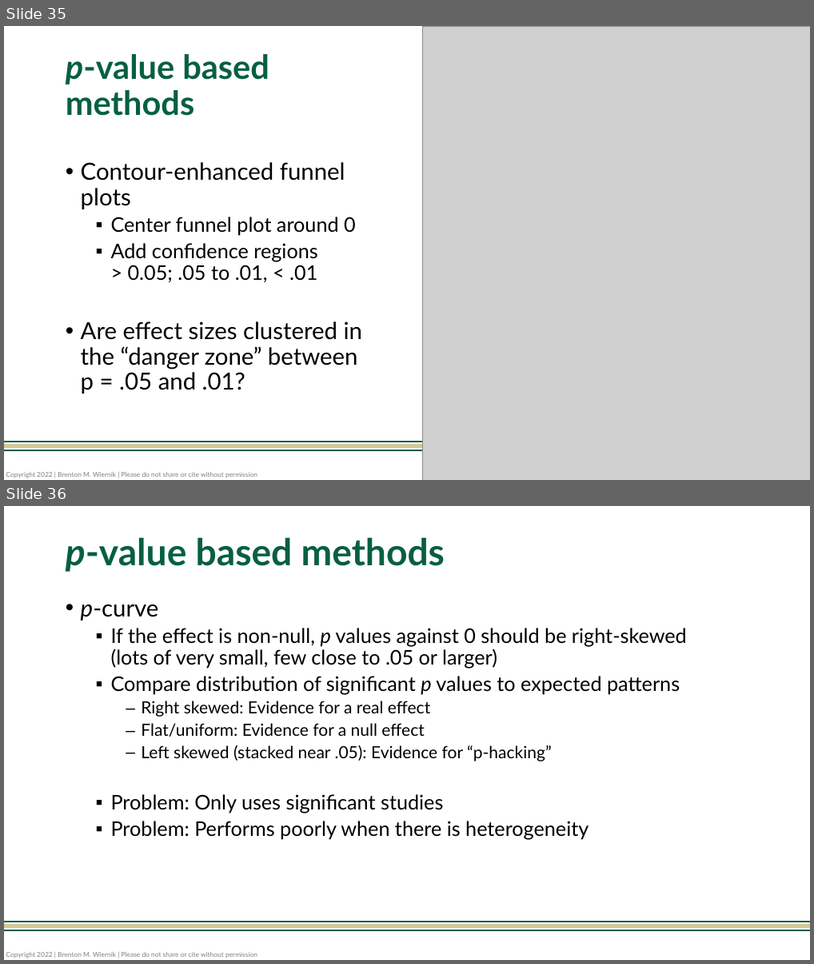
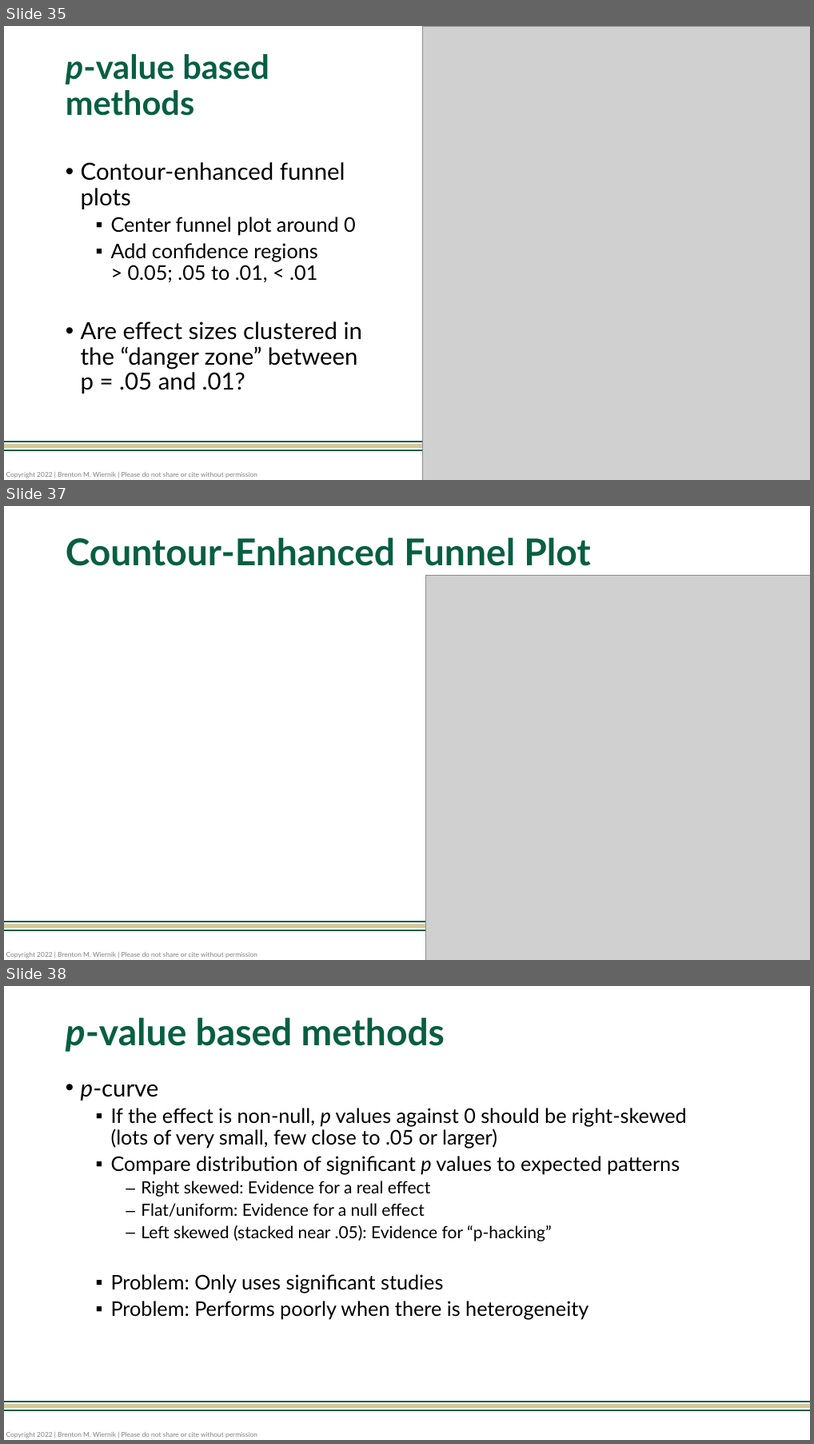
Before and after one commit to bwiernik/meta-workshop, a slide deck: slides/05_publication-bias.pptx. Shown one above the other, each under a label of ours: slides 35 and 36 before the commit, slides 35, 37 and 38 after it; the slides between them are not shown. The pictures are 814x964 and 814x1444 pixels, drawn with LibreOffice and Linux fonts; fonts in the diff are those of the drawing; grey boxes stand for pictures. Boxes give left, top, right and bottom in pixels: in the first picture for what was removed or moved away, otherwise in the second. Text is boxed around its words. In the diff, an @@ line names an element or a change of style, - is before the commit and + after.

```diff
--- a/slides/05_publication-bias.pptx
+++ b/slides/05_publication-bias.pptx
@@ slide 37 added at (4, 506, 810, 960), background #FFFFFF; not listed: 4 template elements that a slide beside it also shows @@
@@ title added at (66, 537, 590, 566), 44 pt, text #075F42, bold @@
+Countour-Enhanced Funnel Plot
@@ picture added at (426, 575, 810, 960) @@
@@ what was slide 36 is now slide 38 @@
```
Also in this commit, not shown: 1 slide changed, 1 other slide added, 4 other files.
